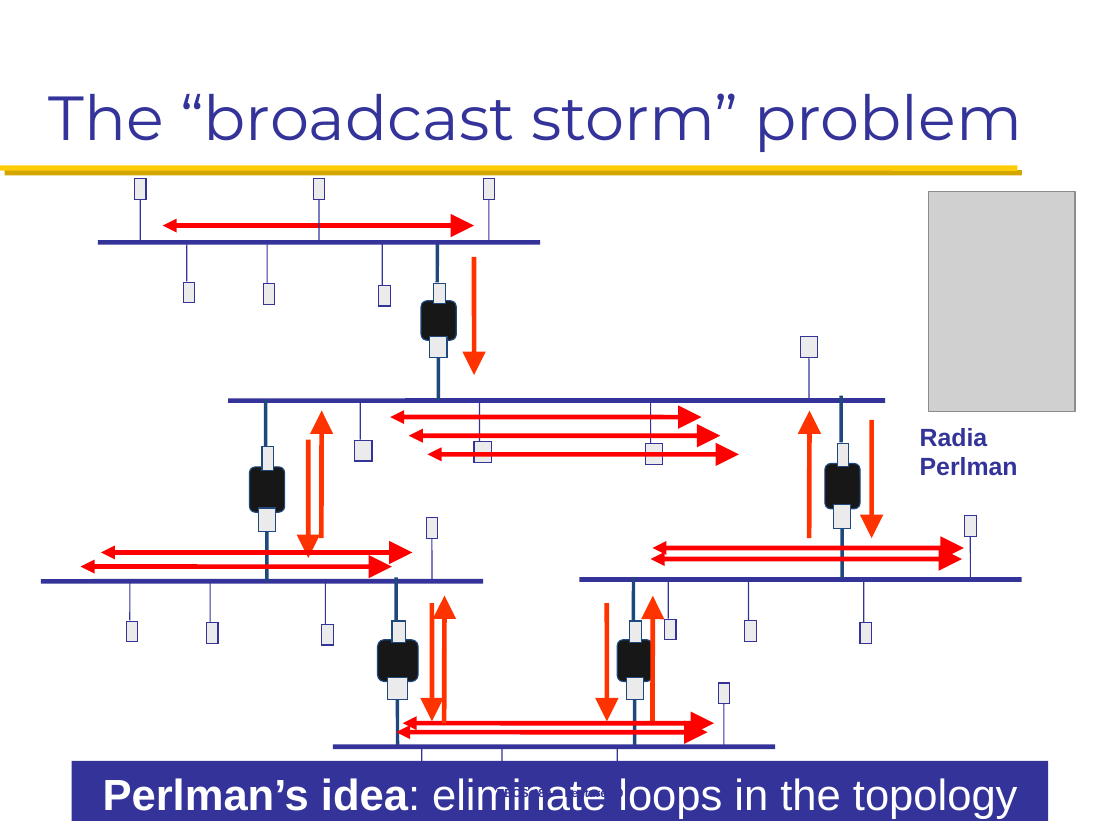
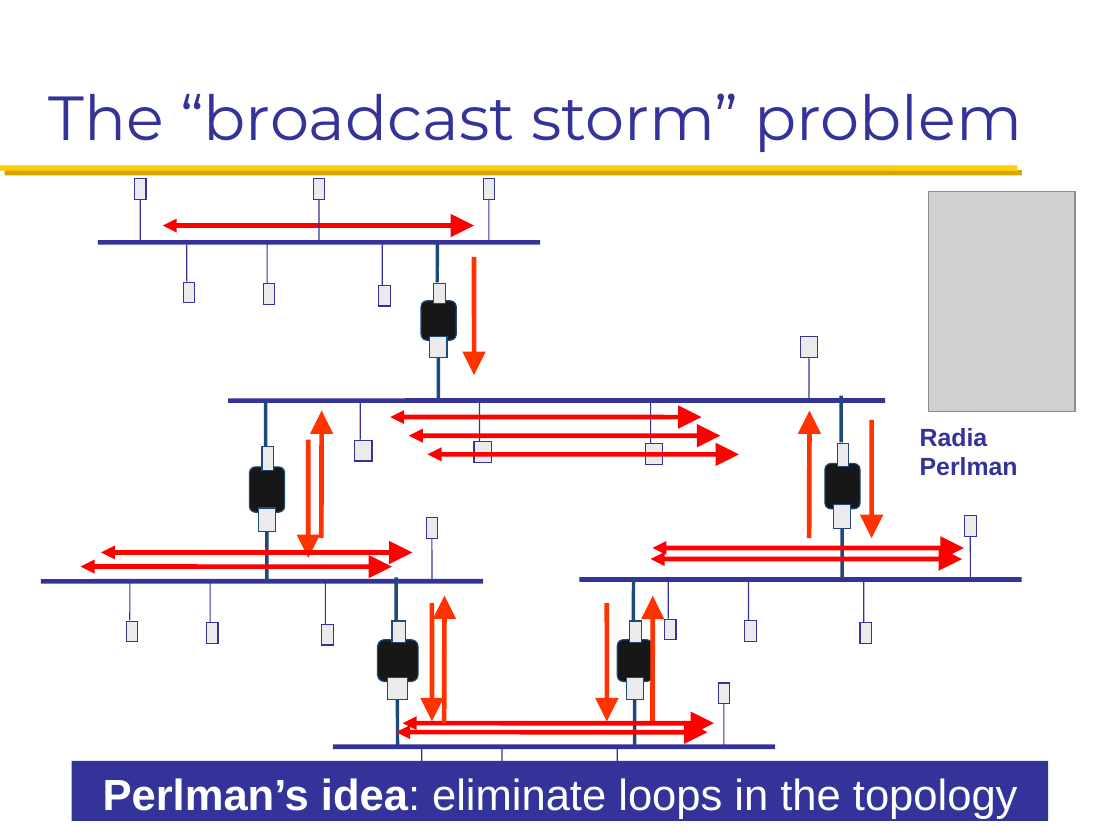
Before and after one commit to mosharaf/eecs489, a slide deck: slide 46 of Slides/111918.pptx (slide 45 before the commit). Drawn at 1120x840 pixels with LibreOffice and Linux fonts; fonts in the diff are those of the drawing; grey boxes stand for pictures. Boxes give left, top, right and bottom in pixels: in the first picture for what was removed or moved away, otherwise in the second. Text is boxed around its words. In the diff, an @@ line names an element or a change of style, - is before the commit and + after.

```diff
--- a/Slides/111918.pptx
+++ b/Slides/111918.pptx
@@ text removed at <box>497,788,623,800</box> @@
-EECS 489 – Lecture 19
```
Also in this commit, not shown: 3 other slides changed, 1 slide added.
